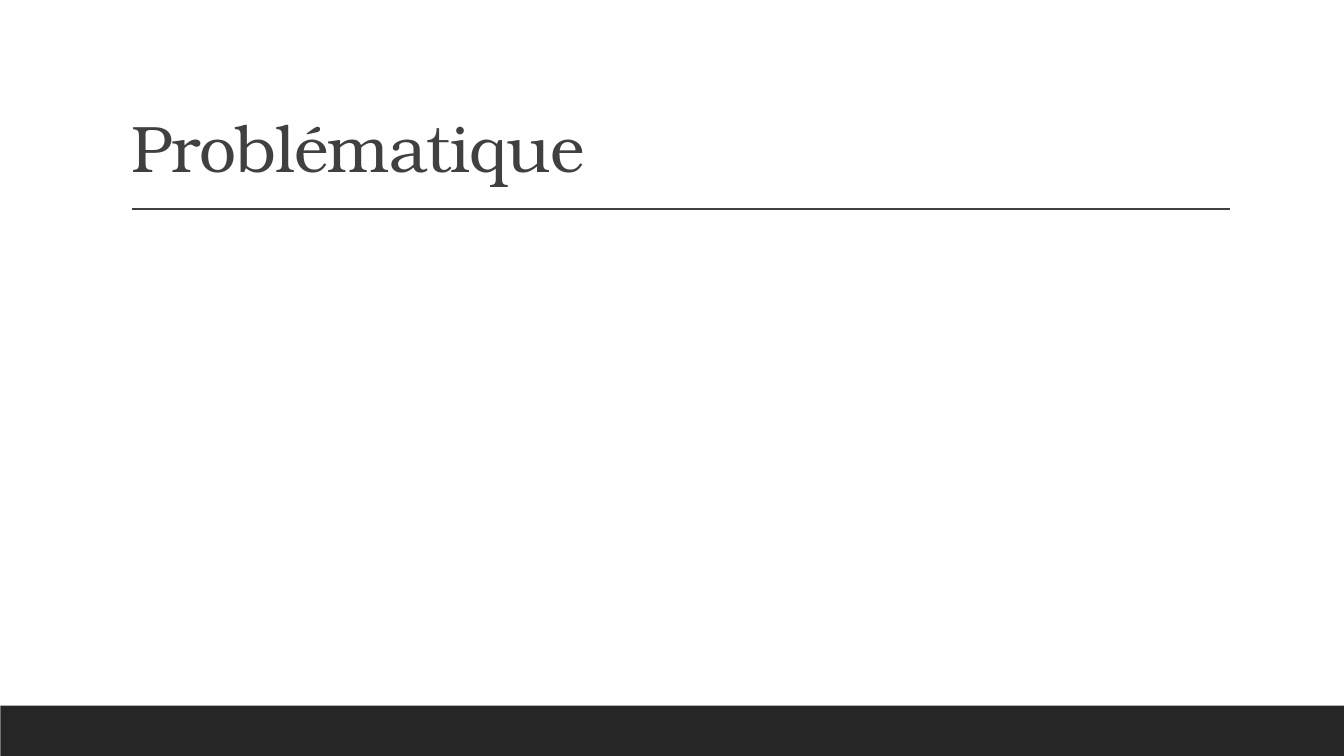
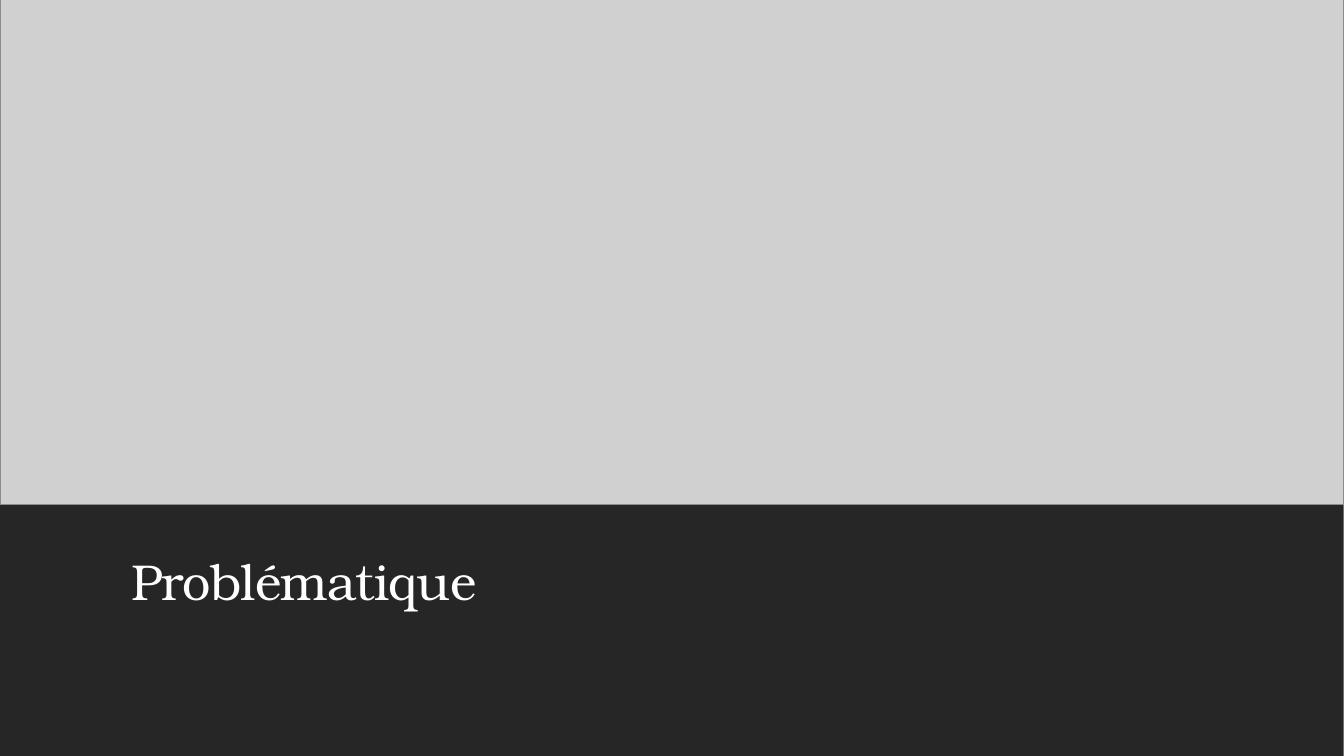
Before and after one commit to Dan-UL/PasDePlaziat, a slide deck: slide 3 of Final/Presentation_Equipe9.pptx. Drawn at 1344x756 pixels with LibreOffice and Linux fonts; fonts in the diff are those of the drawing; grey boxes stand for pictures. Boxes give left, top, right and bottom in pixels: in the first picture for what was removed or moved away, otherwise in the second. Text is boxed around its words. In the diff, an @@ line names an element or a change of style, - is before the commit and + after.

```diff
--- a/Final/Presentation_Equipe9.pptx
+++ b/Final/Presentation_Equipe9.pptx
@@ picture added at (x1=0, y1=0, x2=1344, y2=505) @@
@@ line removed from (132, 210) to (1231, 210) @@
@@ rectangle resized from (x1=0, y1=706, x2=1344, y2=756) to (x1=0, y1=505, x2=1344, y2=756) @@
@@ title "Problématique" moved from (x1=131, y1=125, x2=585, y2=187) to (x1=131, y1=564, x2=476, y2=611) @@
@@ title "Problématique" at (x1=131, y1=564, x2=476, y2=611): size 47 to 36 pt, text colour #404040 to #FFFFFF @@
```
Also in this commit, not shown: 3 other slides changed, 4 slides added, 1 slide removed, 1 other file.
